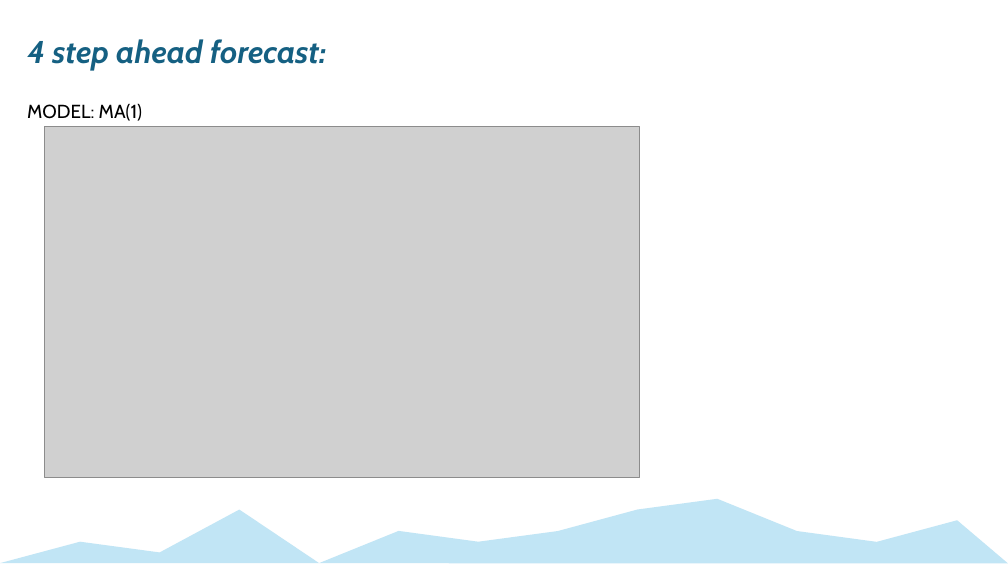
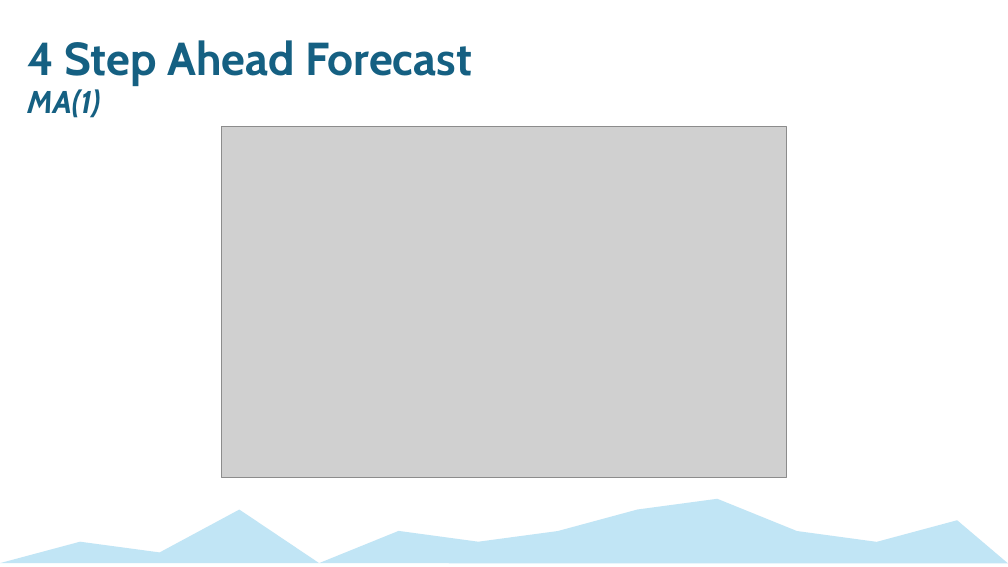
Before and after one commit to mckenzie-maidl/data5305-traffic-predictions, a slide deck: slide 10 of Presentations/Forecasting_ECON 5305_Final Presentation.pptx (slide 12 before the commit). Drawn at 1008x567 pixels with LibreOffice and Linux fonts; fonts in the diff are those of the drawing; grey boxes stand for pictures. Boxes give left, top, right and bottom in pixels: in the first picture for what was removed or moved away, otherwise in the second. Text is boxed around its words. In the diff, an @@ line names an element or a change of style, - is before the commit and + after.

```diff
--- a/Presentations/Forecasting_ECON 5305_Final Presentation.pptx
+++ b/Presentations/Forecasting_ECON 5305_Final Presentation.pptx
@@ text at [27,40,472,118]: text changed; size 30 to 44 pt; italic off @@
-4 step ahead forecast:
+4 Step Ahead Forecast
+MA(1)
@@ text removed at [27,103,142,121] @@
-MODEL: MA(1)
@@ picture: place and size @@
-picture at [45,127,640,477]
+picture at [222,127,786,477]
```
Also in this commit, not shown: 12 other slides changed, 1 slide added, 3 slides removed, 1 other file.
